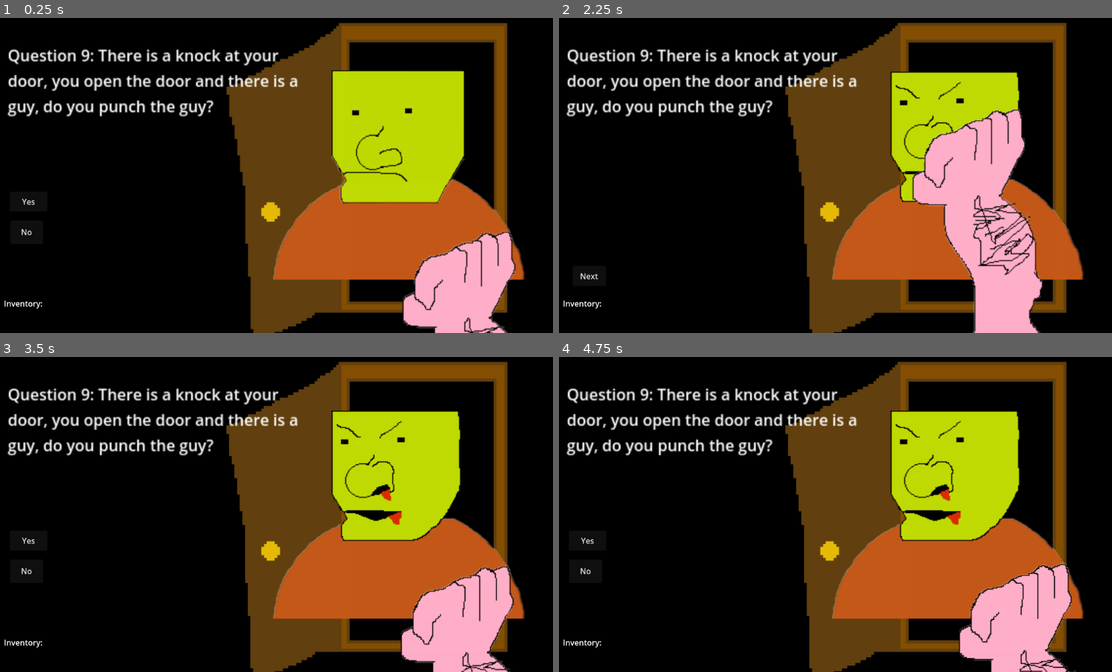
Above: before the commit, frames 1-4 (two rows, left to right).
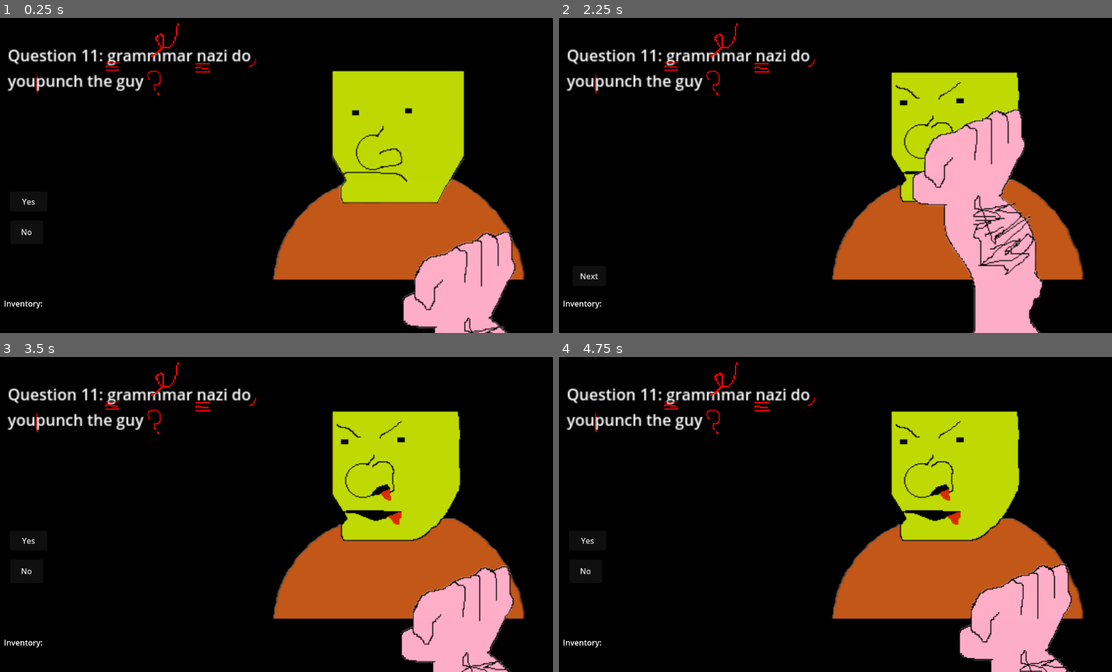
Above: after the commit, the same moments.

Repository: Do-You-Punch-The-Guy-Studios/do-you-punch-the-guy
Game: Godot game, scene res://scenes/the_guy_root_scene.tscn
Two runs of this game, one before a commit and one after it. Both use one fixed random seed, a clock stepped at 60 frames per second and the inputs below.
Inputs:
- Up to frame 1 (0.25 s): no input
- Up to frame 2 (2.25 s): click "Yes" at 0.5 s; click "Next" at 1.25 s; click "Yes" at 2 s
- Up to frame 3 (3.5 s): click "Next" at 2.75 s
- Up to frame 4 (4.75 s): click "Yes" at 3.5 s; click "Next" at 4.25 s

The runs differ from the first frame. In frame 1, 19% of the frame differs, in the area x 1-92%, y 1-100%; in frame 2, 20%; in frame 3, 20%; in frame 4, 20%.

Commit message:
question 11

Diff:
--- a/code/do-you-punch-the-guy-main.gd
+++ b/code/do-you-punch-the-guy-main.gd
@@ -30,6 +30,8 @@
 	"question7":preload("res://scenes/question7.tscn"),
 	"question8":preload("res://scenes/question8.tscn"),
 	"question9":preload("res://scenes/question9.tscn"),
+	"question10":preload("res://scenes/question10.tscn"),
+	"question11":preload("res://scenes/question11.tscn"),
 	};
 @onready var yesButton = $YesButton;
 @onready var noButton = $NoButton;
@@ -81,7 +83,7 @@
 	currentQuestionIndex = nextQuestionIndex
 	nextQuestionIndex = questionIndexes.back()
 	questionIndexes.pop_back()
-	currentQuestionIndex = 9;
+	currentQuestionIndex = 11;
 	currentQuestion = questionInfo[str(currentQuestionIndex)];
 	if(currentQuestionIndex > 1):
 		self.add_child(questionScenes["question" + str(currentQuestionIndex)].instantiate())
--- a/data/questions.json
+++ b/data/questions.json
@@ -113,16 +113,24 @@
 		"question":"Oh man, it's Gary what an asshole, do you punch the guy?",
 		"yes": true,
 		"no": false,
+		"option3": false,
 		"yesTags":["ASSHOLE"],
 		"noTags":[],
+		"onQuestion": false,
+		"onYes": false,
+		"onNo": false,
 		"isActive": true
 	},
 	"11": {
-		"question":"Grammar Nazi, do you punch the guy?",
-		"yes": true,
-		"no": true,
+		"question":"grammmar nazi do youpunch the guy",
+		"yes": true,
+		"no": true,
+		"option3": false,
 		"yesTags":["ASSHOLE"],
 		"noTags":[],
+		"onQuestion":false,
+		"onYes": false,
+		"onNo": false,
 		"isActive": true
 	},
 	"12": {
--- /dev/null
+++ b/scenes/question10.tscn
@@ -0,0 +1,23 @@
+[gd_scene load_steps=4 format=3 uid="uid://cpktdl528qbfw"]
+
+[ext_resource type="Texture2D" uid="uid://dir7gj04igw2u" path="res://assets/question10/glasses.png" id="1_q8jsy"]
+[ext_resource type="Texture2D" uid="uid://dh6qblpplmjg5" path="res://assets/question10/pocket.png" id="2_cym22"]
+[ext_resource type="Texture2D" uid="uid://ceytn6u7c7ru1" path="res://assets/question10/combover.png" id="3_ryo5n"]
+
+[node name="Question10" type="Node2D"]
+
+[node name="Glasses" type="Sprite2D" parent="."]
+z_index = 2
+position = Vector2(810, 201)
+texture = ExtResource("1_q8jsy")
+
+[node name="Pocket" type="Sprite2D" parent="."]
+z_index = 2
+position = Vector2(914, 488)
+texture = ExtResource("2_cym22")
+
+[node name="Combover" type="Sprite2D" parent="."]
+z_index = 2
+position = Vector2(813.5, 111.5)
+scale = Vector2(1.3385416, 1.0104166)
+texture = ExtResource("3_ryo5n")
--- /dev/null
+++ b/scenes/question11.tscn
@@ -0,0 +1,41 @@
+[gd_scene load_steps=6 format=3 uid="uid://dm4udnislw74a"]
+
+[ext_resource type="Texture2D" uid="uid://dvg1oidjm7xg" path="res://assets/question11/caps.png" id="1_vqud3"]
+[ext_resource type="Texture2D" uid="uid://d0d5er4kaqwo2" path="res://assets/question11/comma.png" id="2_0aotr"]
+[ext_resource type="Texture2D" uid="uid://ba2e3tnnh5xv1" path="res://assets/question11/delete.png" id="3_0ea0m"]
+[ext_resource type="Texture2D" uid="uid://b3euak1eug7ye" path="res://assets/question11/questionmark.png" id="4_47r85"]
+[ext_resource type="Texture2D" uid="uid://c67j2k2e33cbf" path="res://assets/question11/space.png" id="5_4fpwf"]
+
+[node name="Question11" type="Node2D"]
+
+[node name="Caps" type="Sprite2D" parent="."]
+z_index = 11
+position = Vector2(253, 96.99999)
+scale = Vector2(0.6875, 0.7083333)
+texture = ExtResource("1_vqud3")
+
+[node name="Caps2" type="Sprite2D" parent="."]
+z_index = 5
+position = Vector2(437.99997, 99.00001)
+scale = Vector2(0.75, 0.8020833)
+texture = ExtResource("1_vqud3")
+
+[node name="Comma" type="Sprite2D" parent="."]
+position = Vector2(543, 83)
+scale = Vector2(0.48958334, 0.5416667)
+texture = ExtResource("2_0aotr")
+
+[node name="Delete" type="Sprite2D" parent="."]
+z_index = 11
+position = Vector2(361, 54)
+texture = ExtResource("3_0ea0m")
+
+[node name="Questionmark" type="Sprite2D" parent="."]
+position = Vector2(341.99997, 136)
+scale = Vector2(0.5833333, 0.6145833)
+texture = ExtResource("4_47r85")
+
+[node name="Space" type="Sprite2D" parent="."]
+position = Vector2(99, 136)
+scale = Vector2(0.46875, 0.48958334)
+texture = ExtResource("5_4fpwf")
Binary file added: assets/question10/combover.png
Not shown, added: assets/question10/combover.png.import
Binary file added: assets/question10/glasses.png
Not shown, added: assets/question10/glasses.png.import
Binary file added: assets/question10/pocket.png
Not shown, added: assets/question10/pocket.png.import
Binary file added: assets/question11/caps.png
Not shown, added: assets/question11/caps.png.import
Binary file added: assets/question11/comma.png
Not shown, added: assets/question11/comma.png.import
Binary file added: assets/question11/delete.png
Not shown, added: assets/question11/delete.png.import
(and 4 more such lines)
